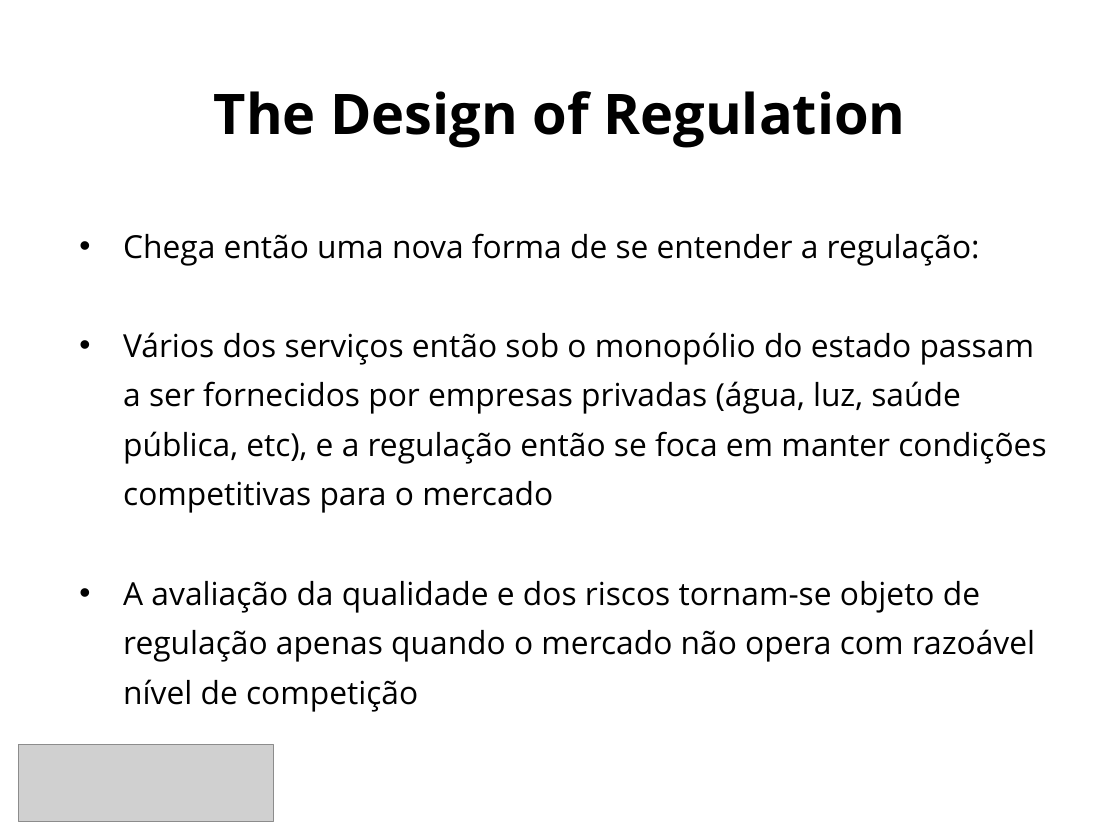
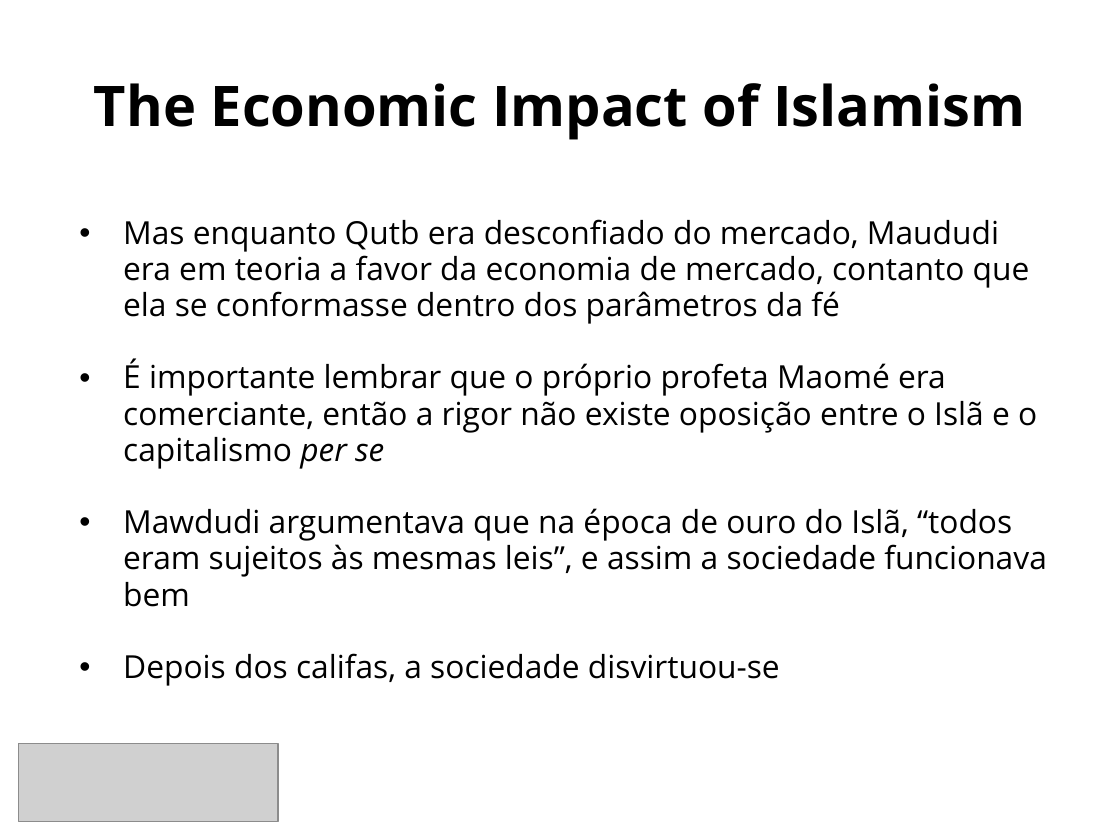
Before and after one commit to danilofreire/omma, a slide deck: slide 11 of sessoes-13-14/sessao-14.pptx. Drawn at 1120x840 pixels with LibreOffice and Linux fonts; fonts in the diff are those of the drawing; grey boxes stand for pictures. Boxes give left, top, right and bottom in pixels: in the first picture for what was removed or moved away, otherwise in the second. Text is boxed around its words. In the diff, an @@ line names an element or a change of style, - is before the commit and + after.

```diff
--- a/sessoes-13-14/sessao-14.pptx
+++ b/sessoes-13-14/sessao-14.pptx
@@ title at <box>94,83,1025,140</box>: text changed @@
-The Design of Regulation
+The Economic Impact of Islamism
@@ text at <box>123,219,1047,686</box>: text changed @@
-• Chega então uma nova forma de se entender a regulação:
-• Vários dos serviços então sob o monopólio do estado passam a ser fornecidos por empresas privadas (água, luz, saúde pública, etc), e a regulação então se foca em manter condições competitivas para o mercado
-• A avaliação da qualidade e dos riscos tornam-se objeto de regulação apenas quando o mercado não opera com razoável nível de competição
+• Mas enquanto Qutb era desconfiado do mercado, Maududi era em teoria a favor da economia de mercado, contanto que ela se conformasse dentro dos parâmetros da fé
+• É importante lembrar que o próprio profeta Maomé era comerciante, então a rigor não existe oposição entre o Islã e o capitalismo per se
+• Mawdudi argumentava que na época de ouro do Islã, “todos eram sujeitos às mesmas leis”, e assim a sociedade funcionava bem
+• Depois dos califas, a sociedade disvirtuou-se
@@ picture: place and size @@
-picture at <box>19,745,274,821</box>
+picture at <box>19,744,279,822</box>
```
Also in this commit, not shown: 2 other slides changed, 20 slides added, 16 slides removed, 25 other files.
